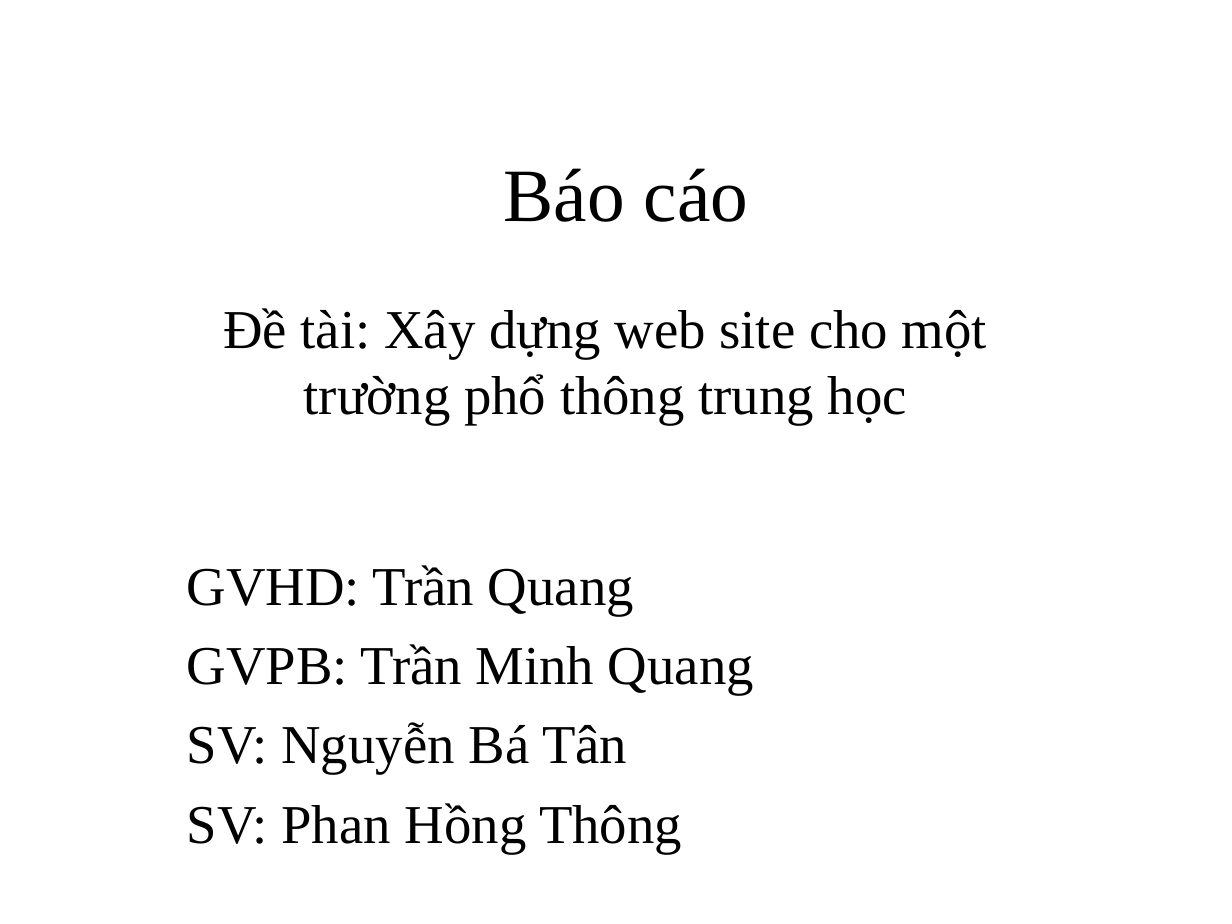
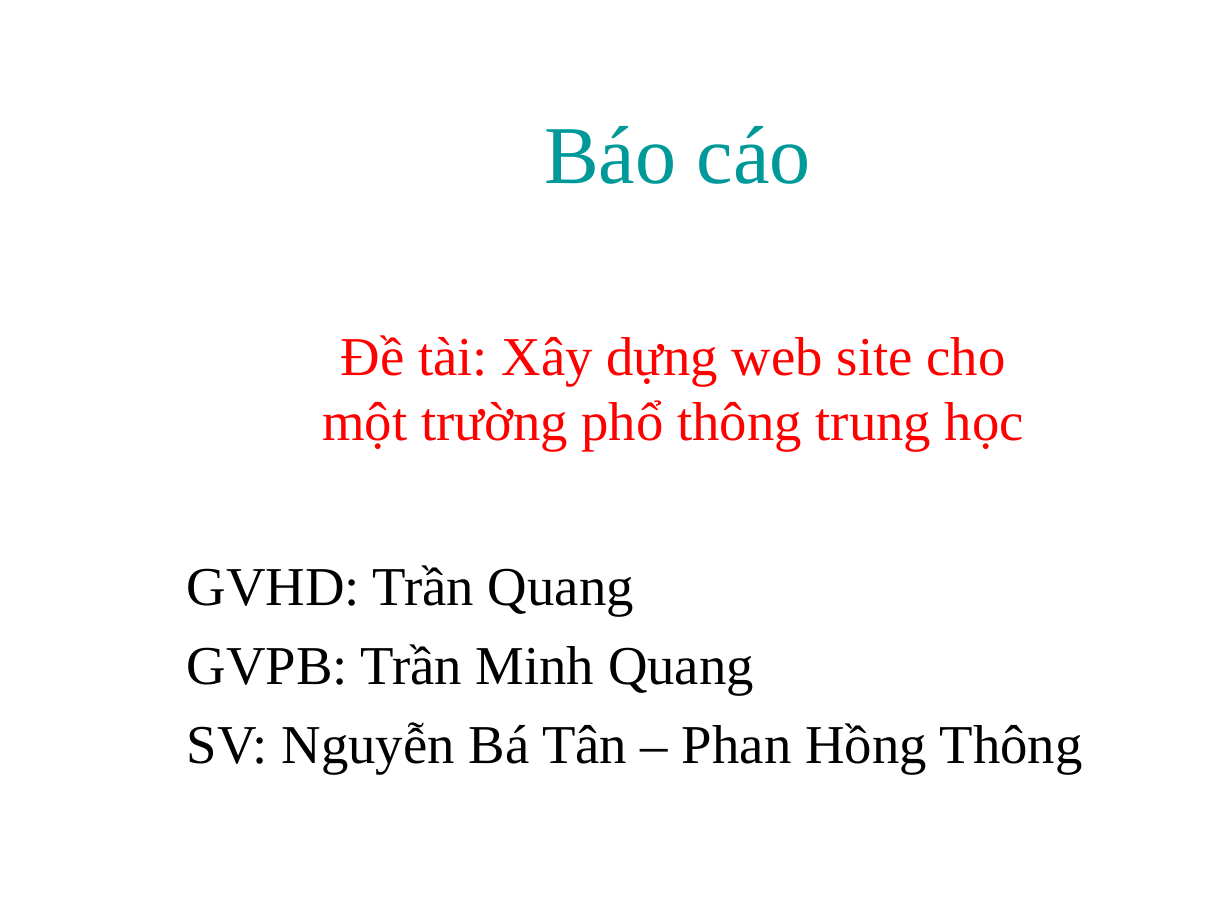
Before and after one commit to btnguyen2k/hsms, a slide deck: slide 1 of HSMS/Resources/baocaophanbien.ppt. Drawn at 1232x924 pixels with LibreOffice and Linux fonts; fonts in the diff are those of the drawing; background and template pictures are left out. Boxes give left, top, right and bottom in pixels: in the first picture for what was removed or moved away, otherwise in the second. Text is boxed around its words. In the diff, an @@ line names an element or a change of style, - is before the commit and + after.

```diff
--- a/HSMS/Resources/baocaophanbien.ppt
+++ b/HSMS/Resources/baocaophanbien.ppt
@@ title "Báo cáo": place and size @@
-title "Báo cáo" at [504, 168, 748, 222]
+title "Báo cáo" at [544, 126, 811, 184]
@@ title "Báo cáo" at [544, 126, 811, 184]: size 44 to 48 pt, text colour #000000 to #009999 @@
@@ subtitle "Đề tài: Xây dựng web ...": place and size @@
-subtitle "Đề tài: Xây dựng web ..." at [223, 308, 987, 424]
+subtitle "Đề tài: Xây dựng web ..." at [322, 335, 1024, 451]
@@ subtitle "Đề tài: Xây dựng web ..." at [322, 335, 1024, 451]: text colour #000000 to #FF0000 @@
@@ text at [187, 722, 1083, 774]: text changed @@
-SV: Nguyễn Bá Tân
-SV: Phan Hồng Thông
+SV: Nguyễn Bá Tân – Phan Hồng Thông
```
Also in this commit, not shown: 7 other slides changed, 12 slides added, 12 slides removed, 2 other files.
